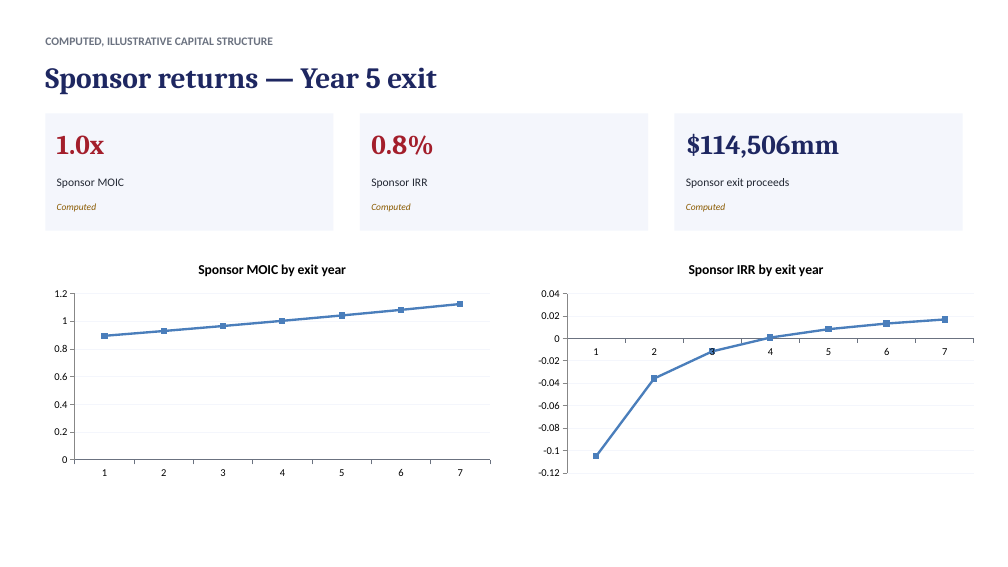
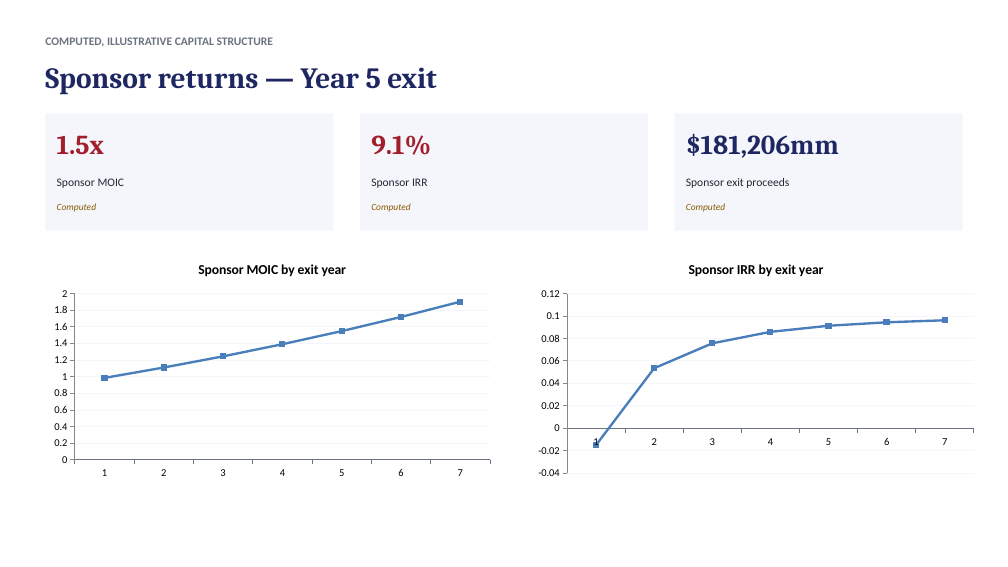
Before and after one commit to SMC17/finance-segway, a slide deck: slide 5 of 03_Private_Equity/presentations/pe-public-home-depot-2023-ic-memo.pptx. Drawn at 1008x567 pixels with LibreOffice and Linux fonts; fonts in the diff are those of the drawing. Boxes give left, top, right and bottom in pixels: in the first picture for what was removed or moved away, otherwise in the second. Text is boxed around its words. In the diff, an @@ line names an element or a change of style, - is before the commit and + after.

```diff
--- a/03_Private_Equity/presentations/pe-public-home-depot-2023-ic-memo.pptx
+++ b/03_Private_Equity/presentations/pe-public-home-depot-2023-ic-memo.pptx
@@ text at bbox=[57, 135, 104, 155]: text changed @@
-1.0x
+1.5x
@@ text at bbox=[371, 135, 431, 155]: text changed @@
-0.8%
+9.1%
@@ text at bbox=[686, 133, 839, 158]: text changed @@
-$114,506mm
+$181,206mm
@@ line chart at bbox=[45, 250, 499, 484] @@
-Series 1: 0.89, 0.93, 0.97, 1, 1.04, 1.08, 1.12
+Series 1: 0.99, 1.11, 1.24, 1.39, 1.55, 1.72, 1.9
@@ line chart at bbox=[529, 250, 983, 484] @@
-Series 1: -0.105, -0.036, -0.012, 0.001, 0.008, 0.013, 0.017
+Series 1: -0.015, 0.053, 0.076, 0.086, 0.091, 0.094, 0.096
```
Also in this commit, not shown: 5 other slides changed, 11 other files.
